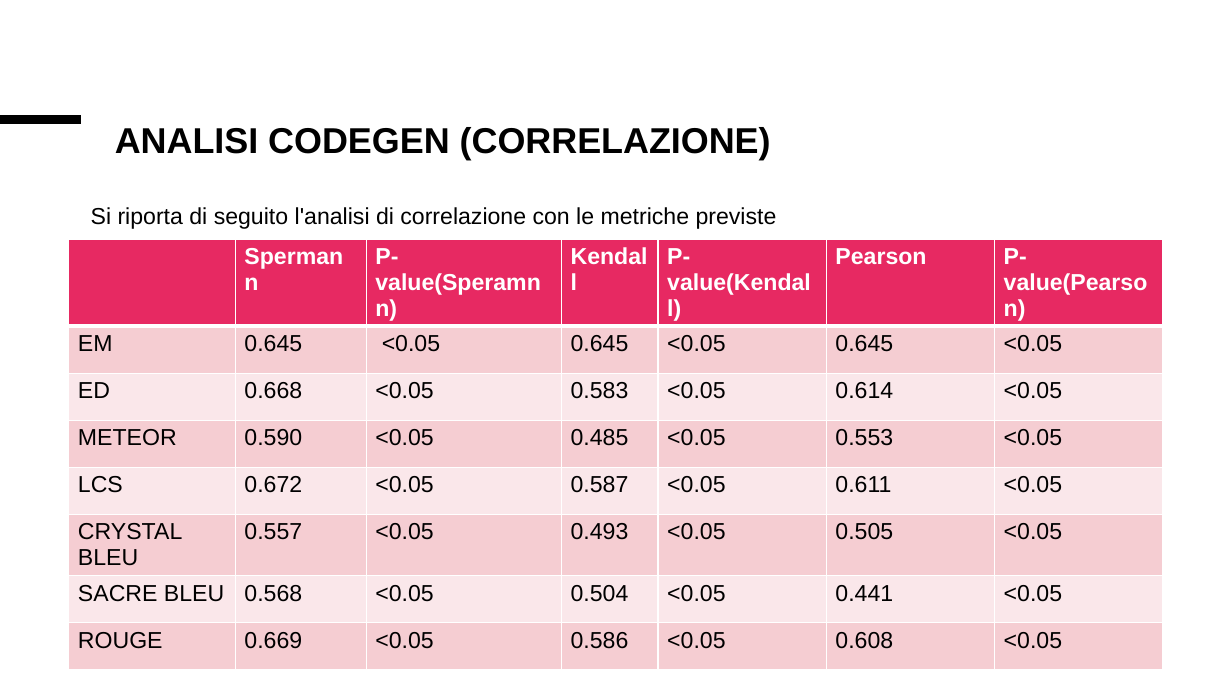
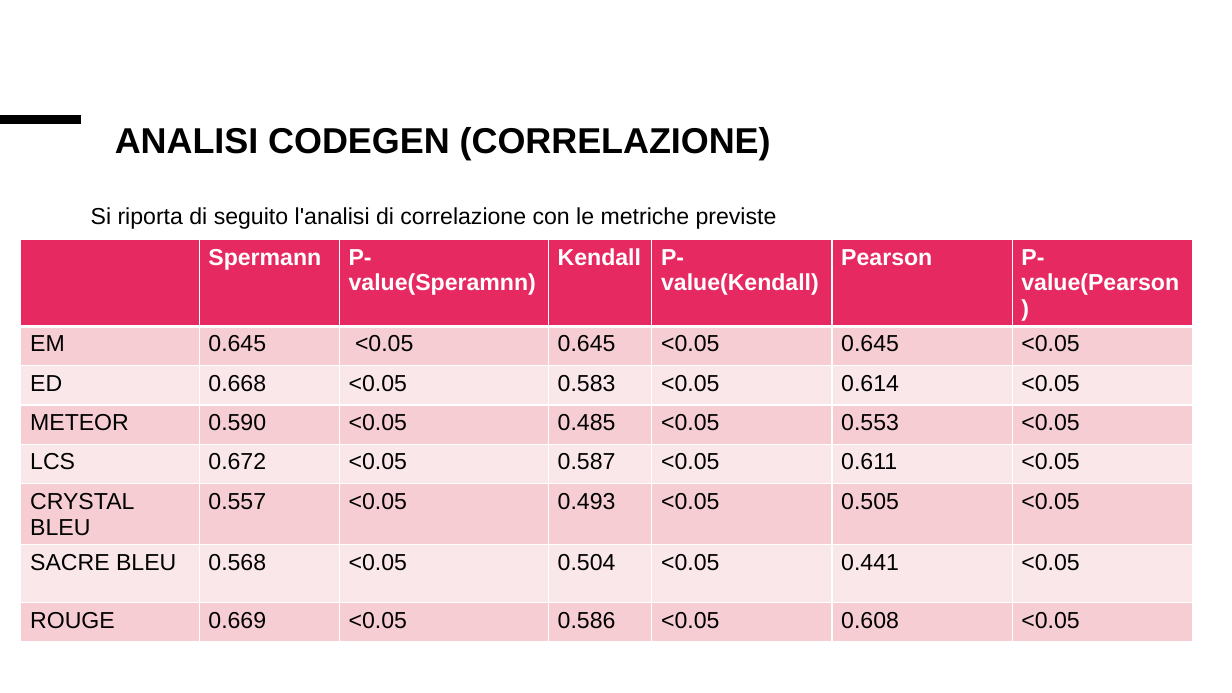
Before and after one commit to Simpronic/Tesi_Generatore_VHDL, a slide deck: slide 8 of altro/Presentazione_risultati.pptx. Drawn at 1232x693 pixels with LibreOffice and Linux fonts; fonts in the diff are those of the drawing. Boxes give left, top, right and bottom in pixels: in the first picture for what was removed or moved away, otherwise in the second. Text is boxed around its words. In the diff, an @@ line names an element or a change of style, - is before the commit and + after.

```diff
--- a/altro/Presentazione_risultati.pptx
+++ b/altro/Presentazione_risultati.pptx
@@ table: place and size @@
-table at [68, 239, 1163, 693]
+table at [21, 239, 1193, 651]
```
Also in this commit, not shown: 1 other slide changed.
